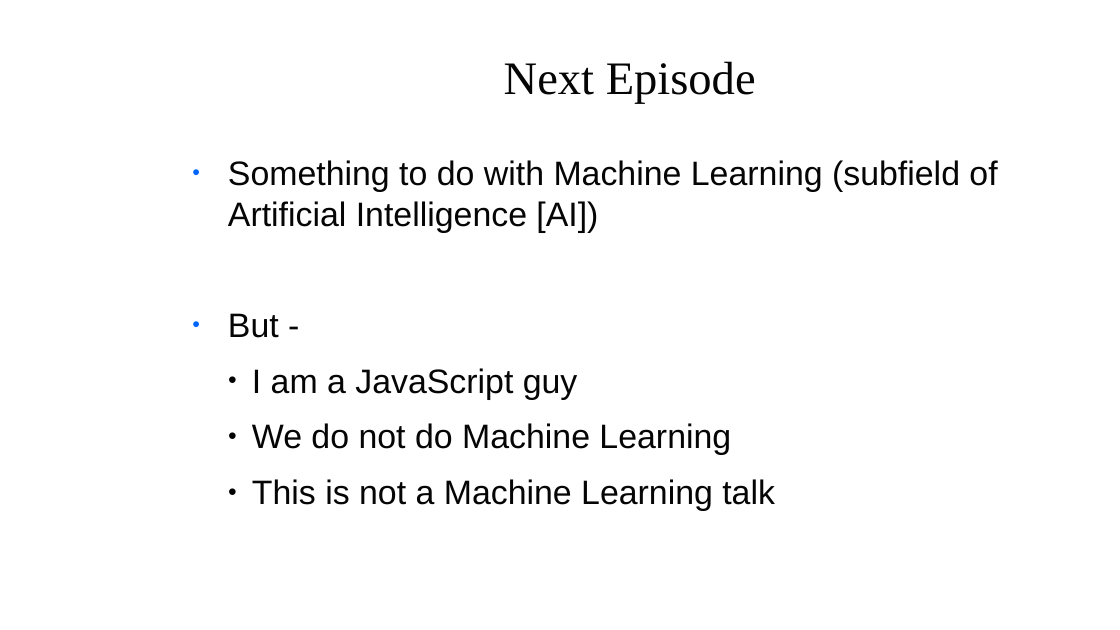
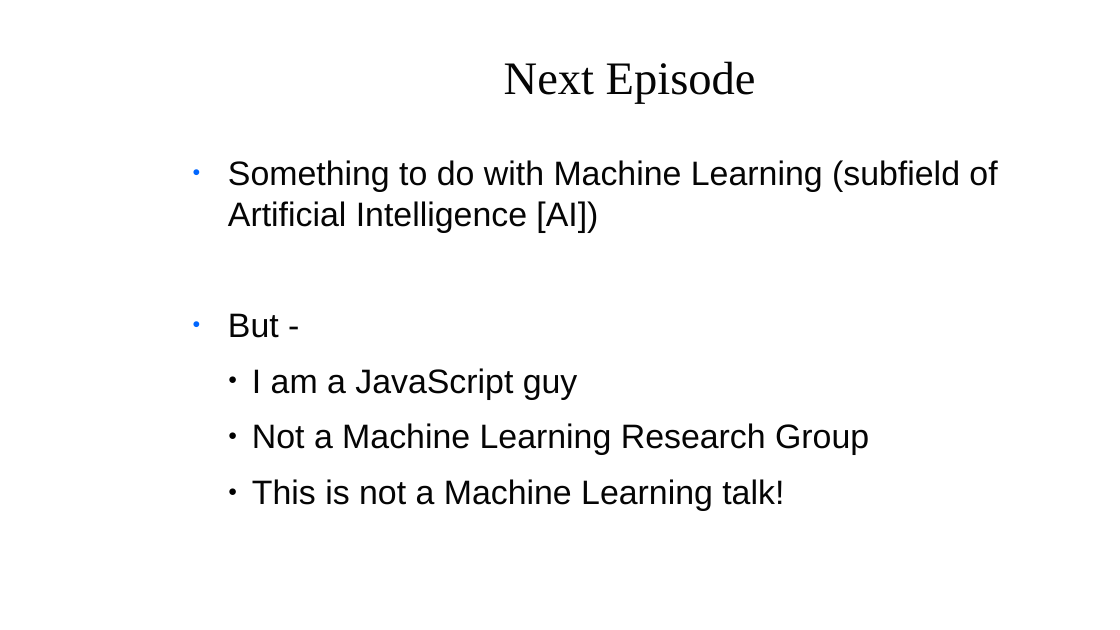
Before and after one commit to zoldello/jsdoc-talk, a slide deck: slide 11 of slides.pptx. Drawn at 1120x630 pixels with LibreOffice and Linux fonts; fonts in the diff are those of the drawing; background and template pictures are left out. Boxes give left, top, right and bottom in pixels: in the first picture for what was removed or moved away, otherwise in the second. Text is boxed around its words. In the diff, an @@ line names an element or a change of style, - is before the commit and + after.

```diff
--- a/slides.pptx
+++ b/slides.pptx
@@ text at [252,423,869,511]: text changed @@
-    ● We do not do Machine Learning
-    ● This is not a Machine Learning talk
+    ● Not a Machine Learning Research Group
+    ● This is not a Machine Learning talk!
```
Also in this commit, not shown: 5 other slides changed, 1 other file.
